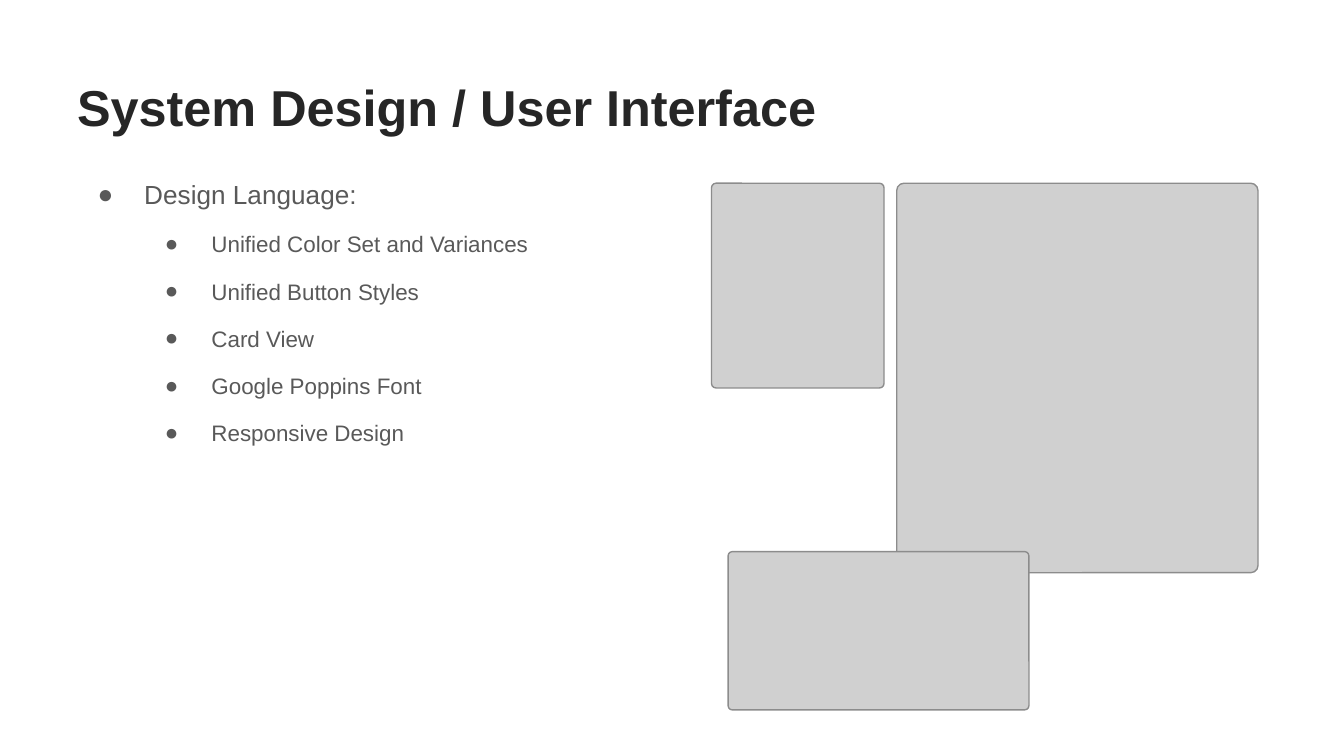
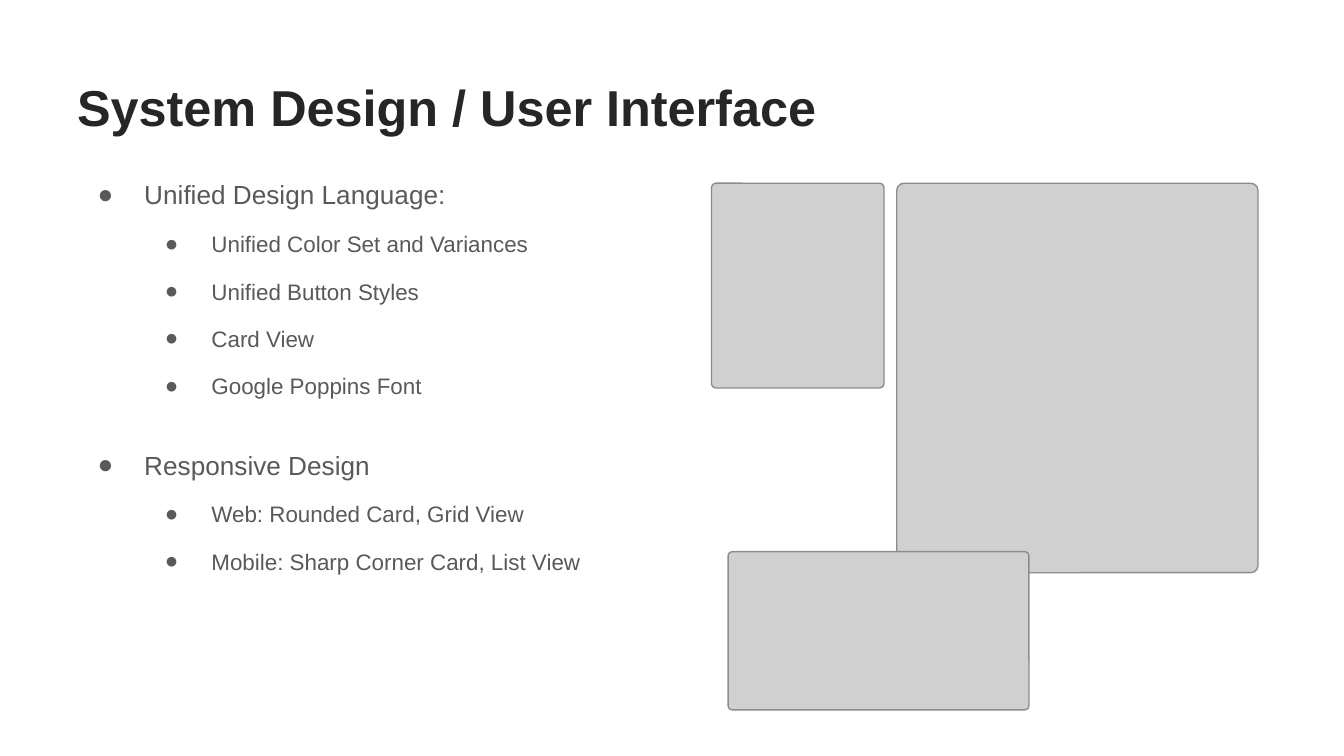
Before and after one commit to YanzhenHuang/CISC3003-Final-Project, a slide deck: slide 11 of My Project Archive/CISC3003-Project-Presentation (Final).pptx (slide 9 before the commit). Drawn at 1344x756 pixels with LibreOffice and Linux fonts; fonts in the diff are those of the drawing; grey boxes stand for pictures; background and template pictures are left out. Boxes give left, top, right and bottom in pixels: in the first picture for what was removed or moved away, otherwise in the second. Text is boxed around its words. In the diff, an @@ line names an element or a change of style, - is before the commit and + after.

```diff
--- a/My Project Archive/CISC3003-Project-Presentation (Final).pptx
+++ b/My Project Archive/CISC3003-Project-Presentation (Final).pptx
@@ text at <box>144,185,446,210</box>: text changed @@
-● Design Language:
+● Unified Design Language:
@@ text at <box>144,456,369,480</box>: size 12 to 14 pt in "Responsive Design"; list level 2 to 1 in "Responsive Design"; line spacing 1.2 to 1.3 @@
@@ text at <box>211,506,580,575</box>: paragraphs added @@
+  ● Web: Rounded Card, Grid View
+  ● Mobile: Sharp Corner Card, List View
```
Also in this commit, not shown: 8 other slides changed, 5 slides added, 1 other file.
